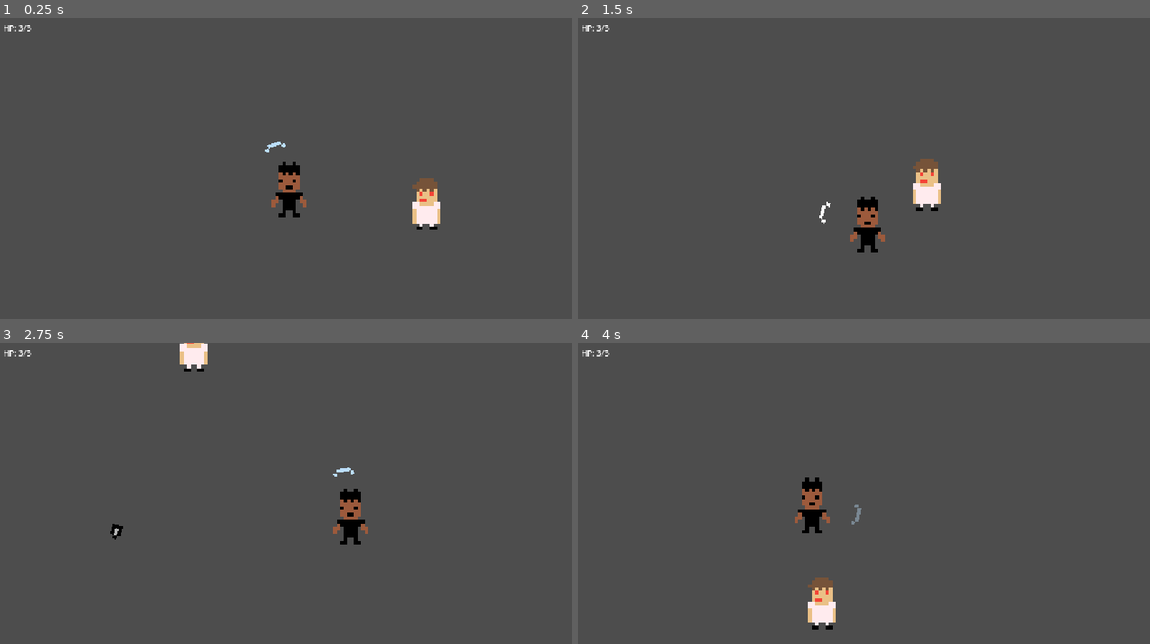
Above: before the commit, frames 1-4 (two rows, left to right).
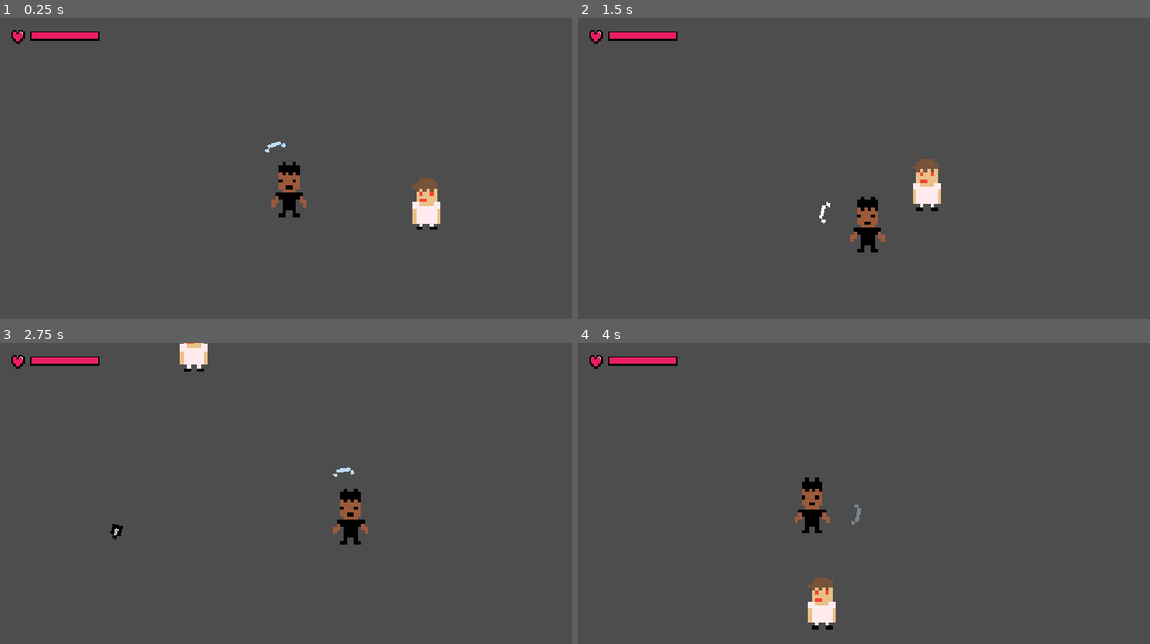
Above: after the commit, the same moments.

Repository: mcl-playz/notmyproblem
Game: Godot game, scene res://scenes/game.tscn
Two runs of this game, one before a commit and one after it. Both use one fixed random seed, a clock stepped at 60 frames per second and the inputs below.
Inputs (mouse positions are in pixels of both pictures, inside the frame that each line leads up to):
- Up to frame 1 (0.25 s): no input
- Up to frame 2 (1.5 s): tap Enter at 0.5 s; move the mouse to (989, 162) at 0.52 s; hold D (right) 0.53-1.28 s; click (989, 162) at 0.6 s; move the mouse to (749, 195) at 1.27 s; hold S (backward) from 1.28 s (still down); click (749, 195) at 1.35 s
- Up to frame 3 (2.75 s): move the mouse to (343, 433) at 2.02 s; release S (backward) at 2.03 s; hold D (right) from 2.03 s (still down); click (343, 433) at 2.1 s
- Up to frame 4 (4 s): move the mouse to (835, 568) at 2.77 s; release D (right) at 2.78 s; hold W (forward) 2.78-3.53 s; click (835, 568) at 2.85 s; move the mouse to (1035, 550) at 3.52 s; hold A (left) from 3.53 s (still down); click (1035, 550) at 3.6 s

The runs differ from the first frame. In frame 1, 0.5% of the frame differs, in the area x 0-18%, y 2-9%; in frame 2, 0.5%; in frame 3, 0.5%; in frame 4, 0.5%.

Commit message:
feat: show player health as a bar with a heart icon

Diff:
--- a/scenes/player.tscn
+++ b/scenes/player.tscn
@@ -4,6 +4,7 @@
 [ext_resource type="Texture2D" uid="uid://b12da3nfu1xed" path="res://assets/sprites/players/Ali Kazim.png" id="2_dqkch"]
 [ext_resource type="Script" uid="uid://d05qmgbd07un7" path="res://scripts/shield.gd" id="3_dqkch"]
 [ext_resource type="Texture2D" uid="uid://cleid83wykt6e" path="res://assets/sprites/shield.png" id="4_qlg0r"]
+[ext_resource type="Texture2D" uid="uid://c812av30tetr6" path="res://assets/sprites/heart.png" id="5_heart"]
 
 [sub_resource type="SpriteFrames" id="SpriteFrames_fnkrl"]
 animations = [{
@@ -21,6 +22,22 @@
 
 [sub_resource type="RectangleShape2D" id="RectangleShape2D_fnkrl"]
 size = Vector2(10, 2)
+
+[sub_resource type="StyleBoxFlat" id="StyleBoxFlat_bar_bg"]
+bg_color = Color(0.1, 0.1, 0.1, 1)
+border_width_left = 2
+border_width_top = 2
+border_width_right = 2
+border_width_bottom = 2
+border_color = Color(0, 0, 0, 1)
+
+[sub_resource type="StyleBoxFlat" id="StyleBoxFlat_bar_fill"]
+bg_color = Color(0.9137255, 0.11764706, 0.3882353, 1)
+border_width_left = 3
+border_width_top = 3
+border_width_right = 3
+border_width_bottom = 3
+border_color = Color(0, 0, 0, 1)
 
 [node name="Player" type="CharacterBody2D" unique_id=932545134 groups=["player"]]
 collision_mask = 0
@@ -45,7 +62,27 @@
 
 [node name="HUD" type="CanvasLayer" parent="." unique_id=1402236718]
 
-[node name="HealthLabel" type="Label" parent="HUD" unique_id=730815396]
-offset_left = 8.0
-offset_top = 8.0
-text = "HP: 3/3"
+[node name="Health" type="HBoxContainer" parent="HUD" unique_id=730815396]
+offset_left = 12.0
+offset_top = 12.0
+offset_right = 202.0
+offset_bottom = 60.0
+theme_override_constants/separation = 2
+
+[node name="Heart" type="TextureRect" parent="HUD/Health" unique_id=1587032204]
+custom_minimum_size = Vector2(48, 48)
+layout_mode = 2
+texture = ExtResource("5_heart")
+expand_mode = 1
+stretch_mode = 5
+
+[node name="Bar" type="ProgressBar" parent="HUD/Health" unique_id=318277645]
+custom_minimum_size = Vector2(140, 18)
+layout_mode = 2
+size_flags_vertical = 4
+theme_override_styles/background = SubResource("StyleBoxFlat_bar_bg")
+theme_override_styles/fill = SubResource("StyleBoxFlat_bar_fill")
+max_value = 3.0
+step = 1.0
+value = 3.0
+show_percentage = false
--- a/scripts/player.gd
+++ b/scripts/player.gd
@@ -7,12 +7,13 @@
 @export var max_health: int = 3
 
 @onready var health: int = max_health
-@onready var health_label: Label = $HUD/HealthLabel
+@onready var health_bar: ProgressBar = $HUD/Health/Bar
 @onready var sprite: AnimatedSprite2D = $Sprite
 
 
 func _ready() -> void:
-	_update_health_label()
+	health_bar.max_value = max_health
+	health_bar.value = health
 
 
 func _physics_process(delta: float) -> void:
@@ -28,11 +29,7 @@
 
 func take_damage(amount: int) -> void:
 	health = maxi(health - amount, 0)
-	_update_health_label()
+	health_bar.value = health
 	HitEffect.play(sprite)
 	if health == 0:
 		get_tree().reload_current_scene()
-
-
-func _update_health_label() -> void:
-	health_label.text = "HP: %d/%d" % [health, max_health]
Binary file added: assets/sprites/heart.png
Not shown, added: assets/sprites/heart.png.import
